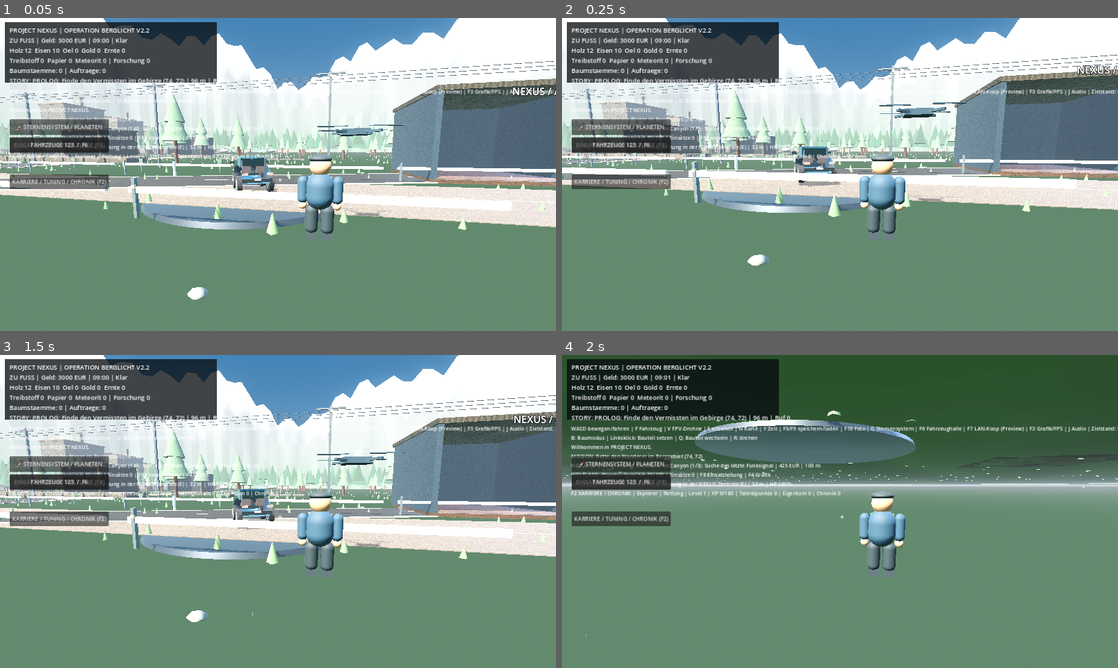
Above: before the commit, frames 1-4 (two rows, left to right).
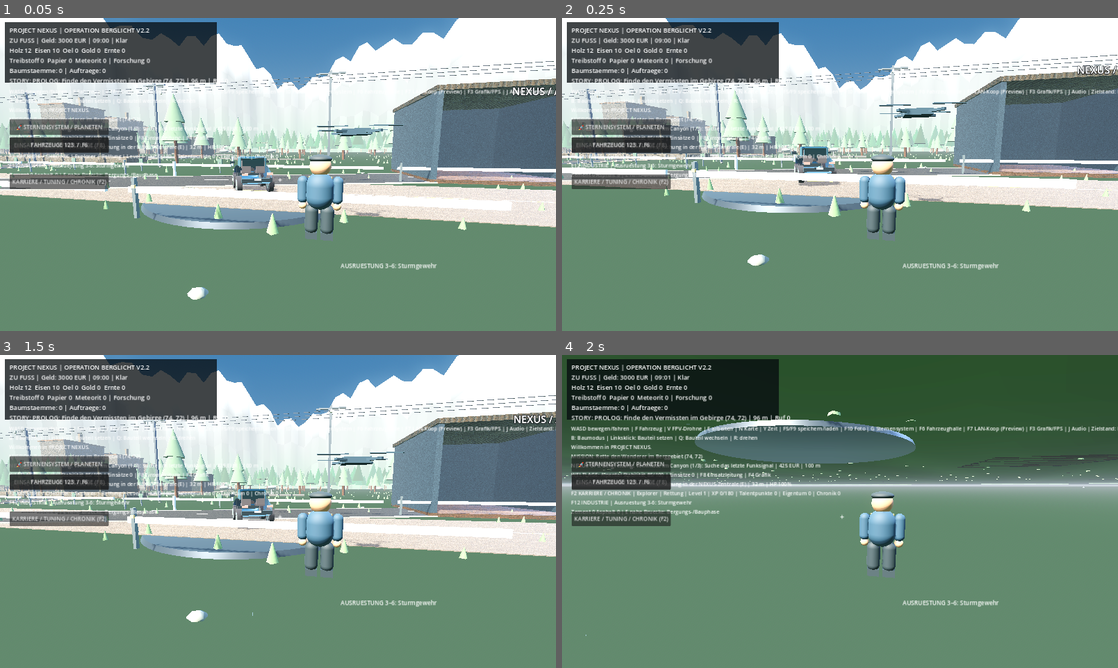
Above: after the commit, the same moments.

Repository: inexxone-art/Nexus-project
Game: Godot game, scene res://scenes/main.tscn
Same seed, same stepped clock (60 frames per second), same inputs: the game is played once before the commit and once after it.
Inputs:
- Up to frame 1 (0.05 s): no input
- Up to frame 2 (0.25 s): no input
- Up to frame 3 (1.5 s): click "🚀 STERNENSYSTEM / PLANETEN" at 0.5 s; click "↩ ZUR ALPINEN HEIMATWELT" at 1.25 s
- Up to frame 4 (2 s): no input

The runs differ from the first frame. In frame 1, 0.5% of the frame differs, in the area x 1-79%, y 44-81%; in frame 2, 0.5%; in frame 3, 0.5%; in frame 4, 0.6%, in the area x 1-79%, y 46-81%.

Commit message:
feat(v35): bind automatic bus accident, rescue roles, staged rebuilding, production materials and hotbar controls

Diff:
--- a/scripts/world.gd
+++ b/scripts/world.gd
@@ -31,6 +31,8 @@
 const WORLD_STRUCTURE_SCRIPT = preload("res://scripts/nexus_world_structure.gd")
 const MEGAMAP_SCRIPT = preload("res://scripts/nexus_megamap_v27.gd")
 const HEIGHTFIELD_SCRIPT = preload("res://scripts/nexus_terrain_v26.gd")
+const V35_OPERATIONS_SCRIPT = preload("res://scripts/nexus_v35_operations.gd")
+var nexus_v35: NexusV35Operations
 var mega_map: NexusMegaMapV27
 var world_structure: NexusWorldStructure
 var legacy: NexusLegacy
@@ -185,6 +187,9 @@
     add_child(coop)
     coop.set_actor(player)
     _make_hud()
+    nexus_v35 = V35_OPERATIONS_SCRIPT.new()
+    add_child(nexus_v35)
+    nexus_v35.setup(self)
     mobile_controls = MOBILE_SCRIPT.new()
     add_child(mobile_controls)
     mobile_controls.bind_world(self)
@@ -813,12 +818,20 @@
         var gorge_gap := Vector2(player.global_position.x-175.0,player.global_position.z-168.0).length()
         if gorge_gap < 100.0:
             tip += "\n" + mega_map.canyon_disaster.status_text()
+    if nexus_v35 != null:
+        if nexus_v35.rescue.phase != "dormant":
+            tip += "\n" + nexus_v35.rescue.remaining_objective()
+        tip += "\nF12 INDUSTRIE | Ausruestung 3-6: " + nexus_v35.SLOTS[nexus_v35.equipped]
+        tip += "\nZement %d Asphalt %d | E nahe Bruecke: Bergungs-/Bauphase" % [nexus_v35.industry.inventory["cement"],nexus_v35.industry.inventory["asphalt"]]
     help.text = tip
 
 func _unhandled_input(event: InputEvent) -> void:
     if event is InputEventKey and event.pressed and not event.echo:
-        if event.keycode == KEY_F7:
-            _handle_adlerklamm_event()
+        if event.keycode == KEY_F12 and nexus_v35 != null:
+            nexus_v35.toggle_industry()
+            return
+        if event.keycode in [KEY_3,KEY_4,KEY_5,KEY_6] and nexus_v35 != null:
+            nexus_v35.switch_slot(event.keycode - KEY_3)
             return
         if event.keycode == KEY_F10:
             _toggle_photo_mode()
@@ -949,6 +962,14 @@
         _say("Kein Fahrzeug in Reichweite")
 
 func _interact() -> void:
+    if nexus_v35 != null and nexus_v35.interact():
+        return
+    if mega_map != null and mega_map.canyon_disaster != null and player != null:
+        var bridge: NexusAdlerklammDisaster = mega_map.canyon_disaster
+        var point: Vector3 = player.global_position if vehicle_in_use == null else vehicle_in_use.global_position
+        if Vector2(point.x-175.0,point.z-168.0).length() < 43.0 and bridge.stage == "aftermath":
+            _handle_adlerklamm_event()
+            return
     if vehicle_in_use != null:
         if _nearest_station_kind("garage", vehicle_in_use.global_position, 12.0) != null:
             if refined_fuel >= 1:
@@ -1241,22 +1262,38 @@
         _say("Adlerklamm-Einsatz: Zur Schluchtenbruecke fahren.")
         return
     var incident: NexusAdlerklammDisaster = mega_map.canyon_disaster
-    if incident.stage == "ready":
-        if incident.start_disaster():
-            _say("WARNUNG: Brueckenversagen! Strasse gesperrt - Bus in Gefahr!")
-            save_state()
-    elif incident.stage == "aftermath":
-        if wood < incident.REBUILD_WOOD or iron < incident.REBUILD_IRON:
-            _say("Wiederaufbau braucht %d Holz und %d Eisen." % [incident.REBUILD_WOOD,incident.REBUILD_IRON])
-            return
-        wood -= incident.REBUILD_WOOD
+    if incident.stage != "aftermath":
+        _say("Die Bruecke bricht nur beim automatischen Weltereignis ein.")
+        return
+    if nexus_v35 != null and nexus_v35.rescue.phase != "completed":
+        _say("Zuerst alle vermissten Personen bergen. Danach kann der Wiederaufbau beginnen.")
+        return
+    if incident.rebuild_progress == 0:
+        incident.rebuild_progress = 1
+        _say("Bauphase 1/4: Schutt geraeumt. Material fuer Stahltraeger bereitstellen.")
+    elif incident.rebuild_progress == 1:
+        if wood < 4 or iron < incident.REBUILD_IRON:
+            _say("Tragwerk braucht 4 Holz und %d Eisen." % incident.REBUILD_IRON)
+            return
+        wood -= 4
         iron -= incident.REBUILD_IRON
+        incident.rebuild_progress = 2
+        _say("Bauphase 2/4: Stahltraeger installiert. Beton und Zement noch offen.")
+    elif incident.rebuild_progress == 2:
+        if wood < 2 or nexus_v35 == null or not nexus_v35.industry.take_materials(incident.REBUILD_CEMENT,0):
+            _say("Betonierphase braucht 2 Holz und %d Zement aus dem Zementwerk." % incident.REBUILD_CEMENT)
+            return
+        wood -= 2
+        incident.rebuild_progress = 3
+        _say("Bauphase 3/4: Betonfahrbahn gegossen. Noch Asphalt aufbringen.")
+    else:
+        if nexus_v35 == null or not nexus_v35.industry.take_materials(0,incident.REBUILD_ASPHALT):
+            _say("Asphaltphase braucht %d Asphalt aus dem Asphaltwerk." % incident.REBUILD_ASPHALT)
+            return
         if incident.rebuild_bridge():
             coins += 420
-            _say("Adlerklamm-Bruecke wiedereroeffnet. Bauauftrag +420 Credits.")
-            save_state()
-    else:
-        _say("Bergung laeuft. Bruecke kann erst nach dem Einsturz saniert werden.")
+            _say("Adlerklamm: Bruecke freigegeben! Wiederaufbau +420 Credits.")
+    save_state()
 
 func save_state() -> void:
     var v_data = []
@@ -1272,7 +1309,7 @@
             var p = info["node"].global_position
             l_data.append([p.x, p.y, p.z])
     var p = player.global_position if vehicle_in_use == null else vehicle_in_use.global_position
-    var data = {"money": coins, "wood": wood, "iron": iron,  …(77 unchanged characters)… a_map.canyon_disaster != null else {}, "oil": oil, "gold": gold, "sold": sold_lo …(808 unchanged characters)…
+    var data = {"money": coins, "wood": wood, "iron": iron,  …(77 unchanged characters)… a_map.canyon_disaster != null else {}, "v35": nexus_v35.get_data() if nexus_v35 != null else {}, "oil": oil, "gold": gold, "sold": sold_lo …(808 unchanged characters)…
     var f = FileAccess.open(SAVE_PATH, FileAccess.WRITE)
     if f == null:
         _say("Fehler beim Speichern")
@@ -1296,6 +1333,8 @@
     iron = int(parsed.get("iron", 10))
     if mega_map != null and mega_map.canyon_disaster != null:
         mega_map.canyon_disaster.restore_data(parsed.get("adlerklamm",{}))
+    if nexus_v35 != null:
+        nexus_v35.restore_data(parsed.get("v35",{}))
     oil = int(parsed.get("oil", 0))
     gold = int(parsed.get("gold", 0))
     sold_logs = int(parsed.get("sold", 0))
